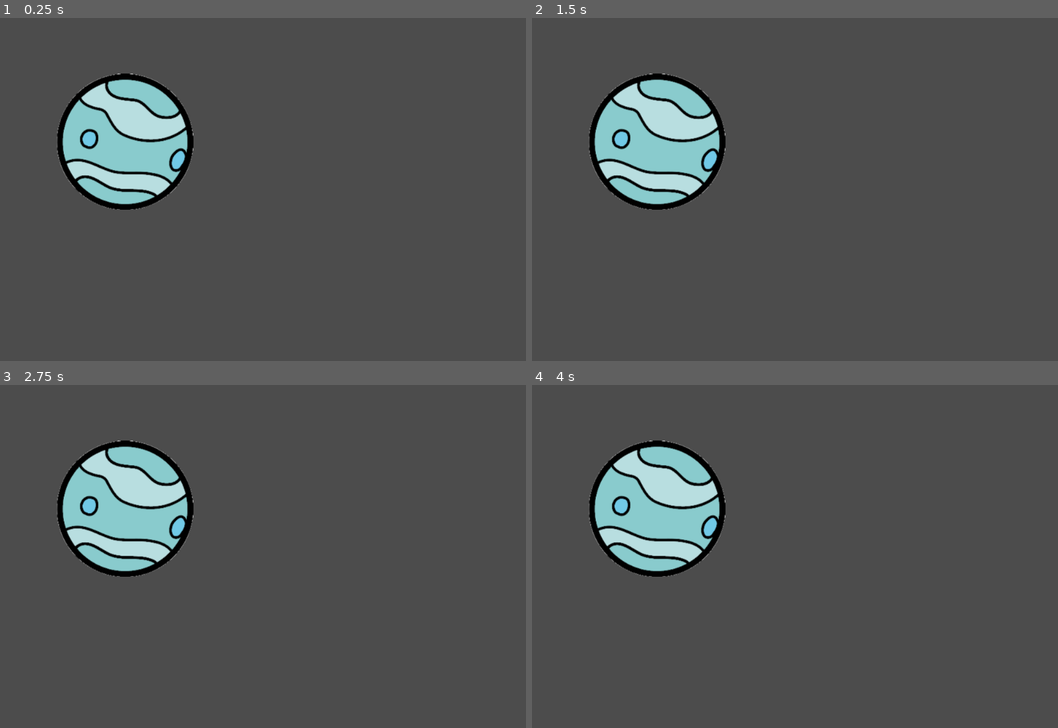
Above: before the commit, frames 1-4 (two rows, left to right).
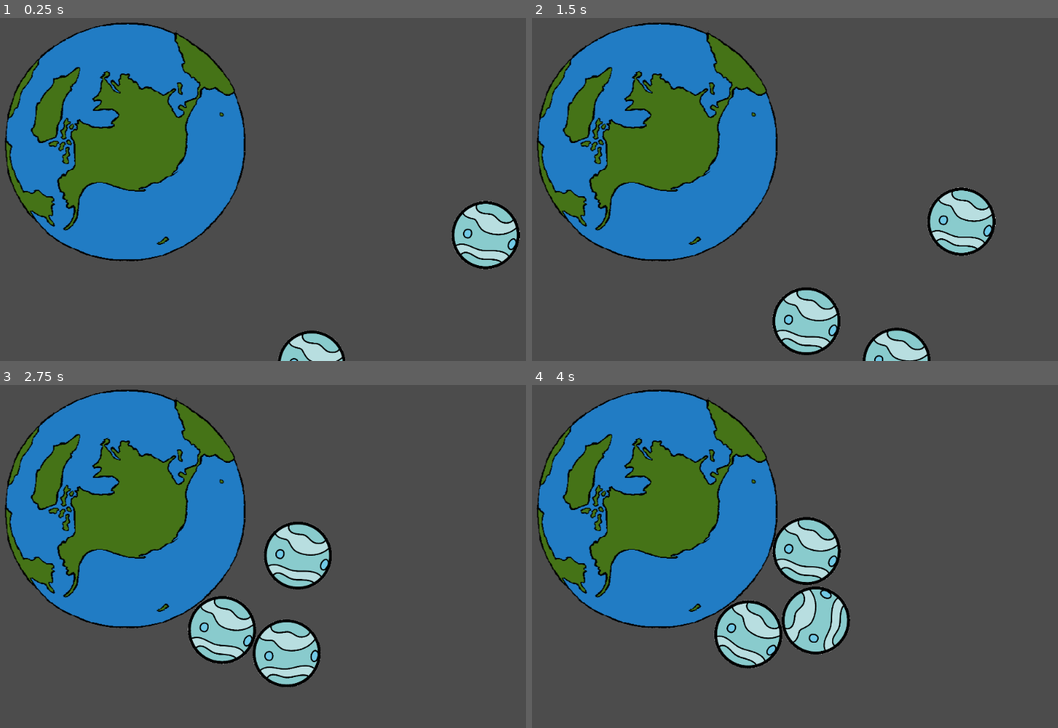
Above: after the commit, the same moments.

Repository: kmaxare/Nave_App
Game: Godot game, scene res://Escenas/Nave.tscn
Two runs of this game, one before a commit and one after it. Both use one fixed random seed, a clock stepped at 60 frames per second and the inputs below.
Inputs:
- Up to frame 1 (0.25 s): no input
- Up to frame 2 (1.5 s): no input
- Up to frame 3 (2.75 s): no input
- Up to frame 4 (4 s): no input

The runs differ from the first frame. In frame 1, 28% of the frame differs, in the area x 0-99%, y 1-100%; in frame 2, 30%; in frame 3, 31%; in frame 4, 31%, in the area x 0-61%, y 1-83%.

Commit message:
Planeta con gravedad y asteroides

Diff:
--- a/Escenas/Asteroide.tscn
+++ b/Escenas/Asteroide.tscn
@@ -3,11 +3,12 @@
 [ext_resource path="res://Sprites/Asteroides/asteroide_uno.png" type="Texture" id=1]
 
 [sub_resource type="CircleShape2D" id=1]
-radius = 118.064
+radius = 58.8831
 
 [node name="Asteroide" type="RigidBody2D"]
 
 [node name="Sprite" type="Sprite" parent="."]
+scale = Vector2( 0.5, 0.5 )
 texture = ExtResource( 1 )
 
 [node name="CollisionShape2D" type="CollisionShape2D" parent="."]
--- a/Escenas/Nave.tscn
+++ b/Escenas/Nave.tscn
@@ -1,12 +1,7 @@
-[gd_scene load_steps=4 format=2]
+[gd_scene load_steps=3 format=2]
 
-[ext_resource path="res://Sprites/Asteroides/asteroide_uno.png" type="Texture" id=1]
-
-[sub_resource type="CircleShape2D" id=1]
-radius = 318.342
-
-[sub_resource type="CircleShape2D" id=2]
-radius = 117.248
+[ext_resource path="res://Escenas/Planeta.tscn" type="PackedScene" id=1]
+[ext_resource path="res://Escenas/Asteroide.tscn" type="PackedScene" id=2]
 
 [node name="Nave" type="Control"]
 anchor_right = 1.0
@@ -15,16 +10,17 @@
 "_edit_use_anchors_": false
 }
 
-[node name="Planeta" type="Area2D" parent="."]
-position = Vector2( 227.207, 224.935 )
+[node name="Planeta" parent="." instance=ExtResource( 1 )]
 
-[node name="Sprite" type="Sprite" parent="Planeta"]
-texture = ExtResource( 1 )
+[node name="Asteroide" parent="." instance=ExtResource( 2 )]
+position = Vector2( 844.692, 384.683 )
 
-[node name="Sona_Gravedad" type="CollisionShape2D" parent="Planeta"]
-shape = SubResource( 1 )
+[node name="Asteroide2" parent="." instance=ExtResource( 2 )]
+position = Vector2( 547.316, 607.589 )
 
-[node name="StaticBody2D" type="StaticBody2D" parent="Planeta"]
+[node name="Asteroide3" parent="." instance=ExtResource( 2 )]
+position = Vector2( 711.09, 667.507 )
 
-[node name="CollisionShape2D" type="CollisionShape2D" parent="Planeta/StaticBody2D"]
-shape = SubResource( 2 )
+[node name="Camera2D" type="Camera2D" parent="."]
+position = Vector2( -81.9087, -282.282 )
+smoothing_enabled = true
--- /dev/null
+++ b/Escenas/Planeta.tscn
@@ -0,0 +1,25 @@
+[gd_scene load_steps=4 format=2]
+
+[ext_resource path="res://Sprites/Planetas/tierra.png" type="Texture" id=1]
+
+[sub_resource type="CircleShape2D" id=1]
+radius = 621.169
+
+[sub_resource type="CircleShape2D" id=2]
+radius = 206.543
+
+[node name="Planeta" type="Area2D"]
+position = Vector2( 227.207, 224.935 )
+space_override = 2
+gravity_point = true
+
+[node name="Sprite" type="Sprite" parent="."]
+texture = ExtResource( 1 )
+
+[node name="Sona_Gravedad" type="CollisionShape2D" parent="."]
+shape = SubResource( 1 )
+
+[node name="StaticBody2D" type="StaticBody2D" parent="."]
+
+[node name="CollisionShape2D" type="CollisionShape2D" parent="StaticBody2D"]
+shape = SubResource( 2 )
